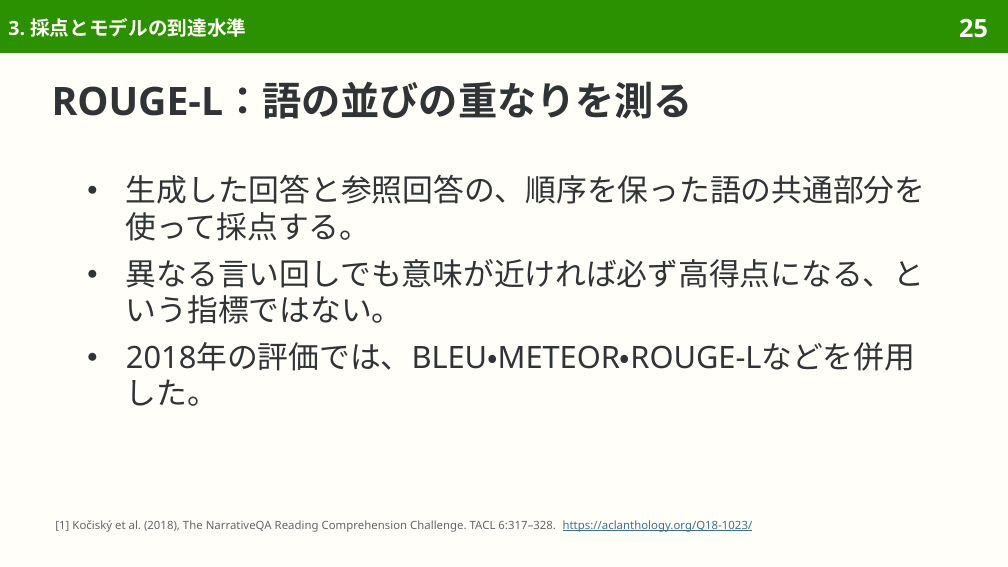
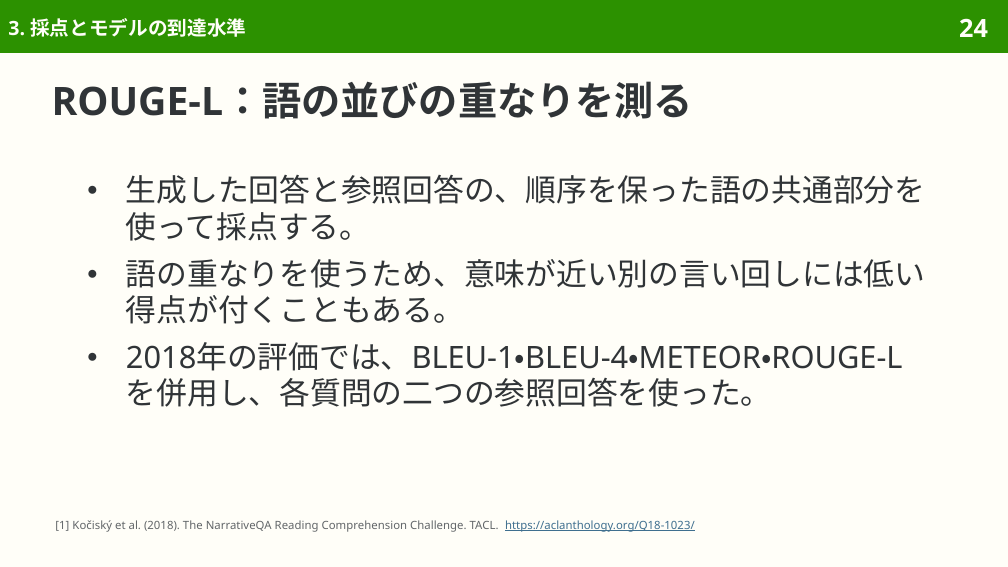
Before and after one commit to sasakiy84/datasets-in-10-minutes, a slide deck: slide 24 of slides/datasets-in-10-minutes-narrativeqa.pptx (slide 25 before the commit). Drawn at 1008x567 pixels with LibreOffice and Linux fonts; fonts in the diff are those of the drawing. Boxes give left, top, right and bottom in pixels: in the first picture for what was removed or moved away, otherwise in the second. Text is boxed around its words. In the diff, an @@ line names an element or a change of style, - is before the commit and + after.

Commit message:
Center NarrativeQA on narrative comprehension and full reference answers

```diff
--- a/slides/datasets-in-10-minutes-narrativeqa.pptx
+++ b/slides/datasets-in-10-minutes-narrativeqa.pptx
@@ page number at [959,18,988,37]: text changed @@
-25
+24
@@ text at [126,259,925,407]: text changed @@
-● 異なる言い回しでも意味が近ければ必ず高得点になる、という指標ではない。
-● 2018年の評価では、BLEU・METEOR・ROUGE-Lなどを併用した。
+● 語の重なりを使うため、意味が近い別の言い回しには低い得点が付くこともある。
+● 2018年の評価では、BLEU-1・BLEU-4・METEOR・ROUGE-Lを併用し、各質問の二つの参照回答を使った。
@@ text at [55,520,695,532]: text changed @@
-[1] Kočiský et al. (2018), The NarrativeQA Reading Comprehension Challenge. TACL 6:317–328. https://aclanthology.org/Q18-1023/
+[1] Kočiský et al. (2018). The NarrativeQA Reading Comprehension Challenge. TACL. https://aclanthology.org/Q18-1023/
```
Also in this commit, not shown: 47 other slides changed, 1 slide added, 9 slides removed, 41 other files.
